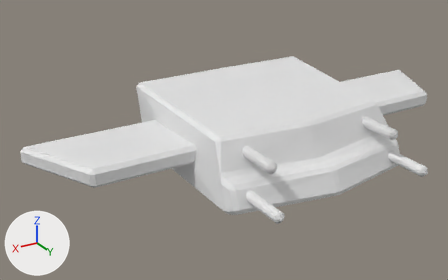
The Blender file Assets/Models/enemy2.blend as it was, and as the next commit left it.
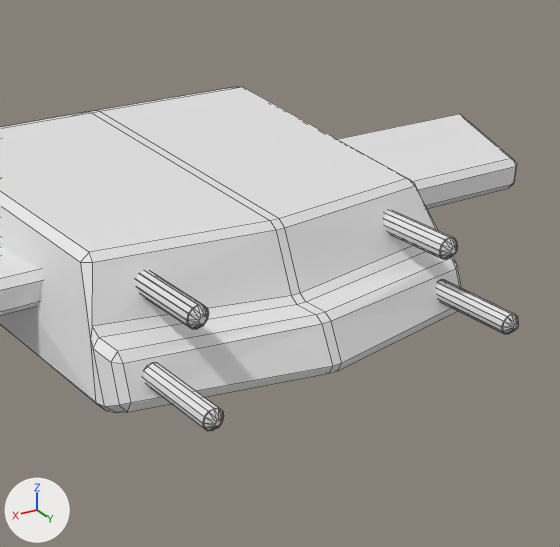
Each version is shown whole from a 50 mm camera at (6.74, 9.27, 5.31) aimed at (0.78, -0.65, 0.35), then close up on the part from 39% to 100% of the width and 5% to 100% of the height. The axes (+X, +Y, +Z) are drawn at lower left. The lights are the same throughout. The close-ups show mesh edges as thin lines.
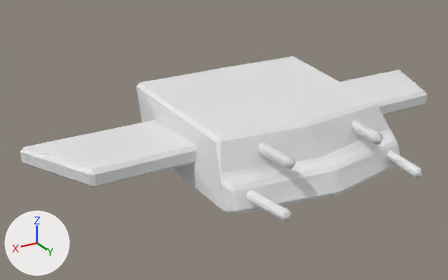
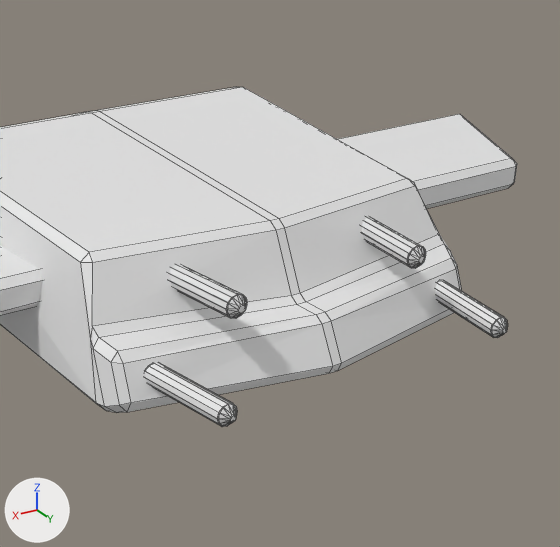
Where the change shows, as pixel boxes [x1, y1, x2, y2] in the close-ups (560 x 547 px; the box of a moved part takes in the faces that stretch with it):
'Plane', reshaped: before [0, 87, 518, 431]; after [0, 87, 517, 426]
part 1 of me_plane, moved or reshaped: before [188, 237, 457, 328]; after [228, 246, 426, 317]
part 2 of me_plane, moved or reshaped: before [136, 210, 457, 329]; after [169, 218, 423, 318]
part 3 of me_plane, moved or reshaped: before [144, 280, 518, 431]; after [145, 280, 508, 426]

Edits to the bpy script that builds the scene:
```text
Change me_plane:
    where me_plane.from_pydata(...)  # 74 vertices, 46 faces, 2 loose edges; spans x 0.0..4.71, y -3.23..2.49, z 0.0..1.37
    used by ob_plane; location = (0.0, 0.0, 0.0)
    me_plane part 1: all 12 vertices in x 1.26..1.47, y 1.9, z 0.78..1.0 are moved by (-0.39, 0.0, 0.0)
    me_plane part 2: all 12 vertices in x 1.26..1.47, y 0.82, z 0.78..1.0 are moved by (-0.27, 0.0, 0.0)
    me_plane part 3: all 12 vertices in x 1.51..1.71, y 2.49, z 0.22..0.42 are moved by (-0.14, 0.0, 0.0)
```
